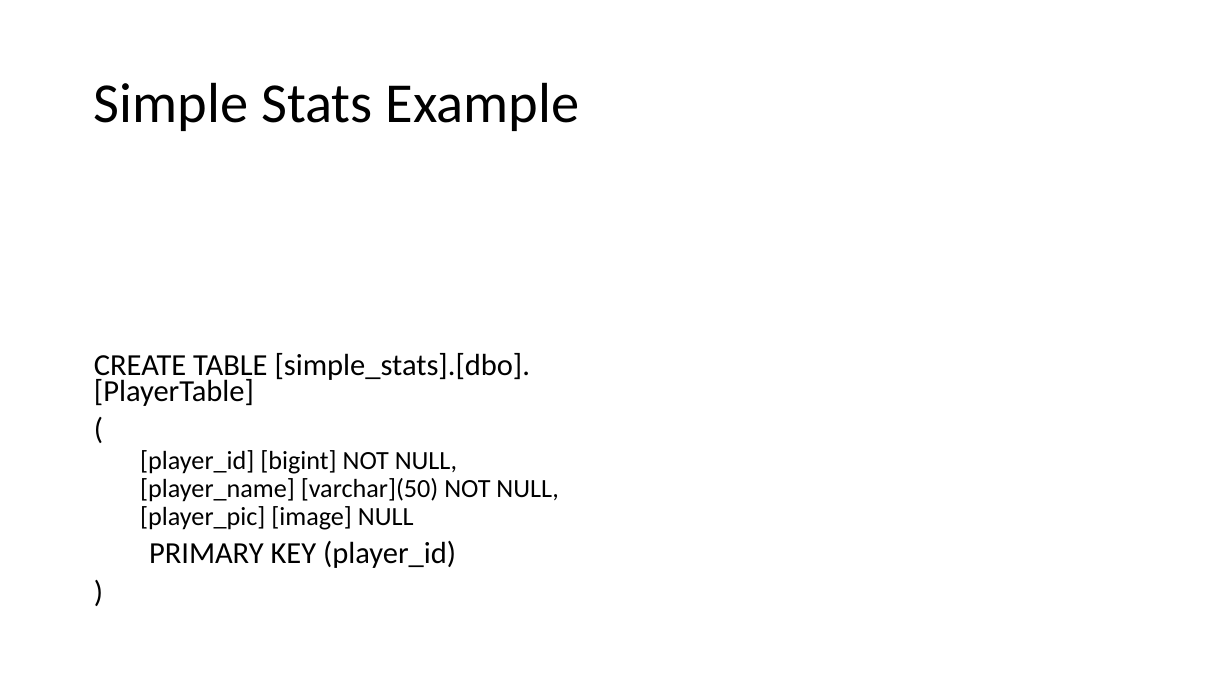
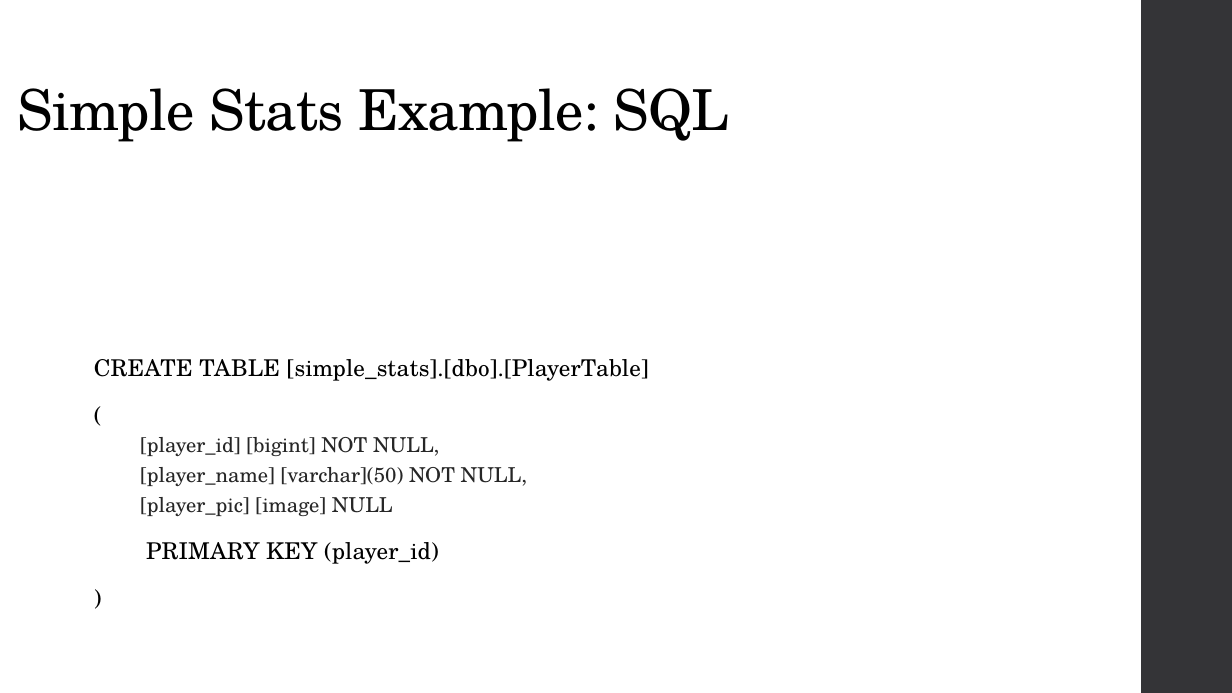
Before and after one commit to CaitieM20/DotNetConf, a slide deck: slide 20 of Patterns & Best Practices For Moving From RDBMS to Azure Storage.pptx (slide 14 before the commit). Drawn at 1232x693 pixels with LibreOffice and Linux fonts; fonts in the diff are those of the drawing. Boxes give left, top, right and bottom in pixels: in the first picture for what was removed or moved away, otherwise in the second. Text is boxed around its words. In the diff, an @@ line names an element or a change of style, - is before the commit and + after.

```diff
--- a/Patterns & Best Practices For Moving From RDBMS to Azure Storage.pptx
+++ b/Patterns & Best Practices For Moving From RDBMS to Azure Storage.pptx
@@ title "Simple Stats Example: SQL" at [18, 88, 729, 142]: vertical alignment middle to bottom @@
@@ rectangle added at [1141, 0, 1232, 693], fill #353537 @@
@@ title at [18, 88, 729, 142]: text changed; font Calibri to TeX Gyre Schola @@
-Simple Stats Example
+Simple Stats Example: SQL
@@ text "CREATE TABLE [simple_stats].[dbo].[PlayerTable]" at [94, 359, 649, 564]: size 23.8 to 18 pt, letter spacing 0 to 0.1 pt in "CREATE TABLE [simple_stats].[dbo].[PlayerTable]", "(", "PRIMARY KEY (player_id)", ")"; font Calibri to TeX Gyre Schola; size 20.4 to 16 pt, text colour #000000 to #262626 in "[player_id] [bigint] NOT NULL,", "[player_name] [varchar](50) NOT NULL,", "[player_pic] [image] NULL"; line spacing 0.7 to 0.95; more space between paragraphs; line spacing 0.7 to 0.9 @@
```
Also in this commit, not shown: 23 other slides changed, 14 slides added, 4 slides removed.
